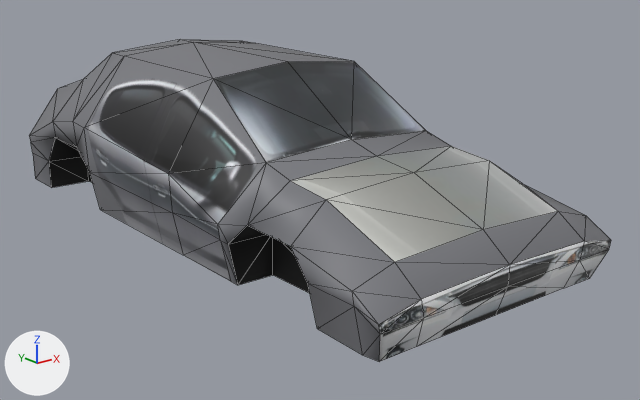
Before and after pictures for a commit that changed the FBX model FYP/Assets/Models/Surrounding_Environment_FBX/SurroundingEnvironment_CarVehicle.fbx.
Before and after are seen from a 50 mm camera at (-4.56, -6.36, 2.9) aimed at (0.25, -0.34, 0.49). The axes (+X, +Y, +Z) are drawn at lower left. The lights are the same throughout. Mesh edges are drawn as thin lines. Where no turn or scale is listed for an object, it has been applied to the vertices.

Names of what the first picture shows: 'CarVehicle1'.
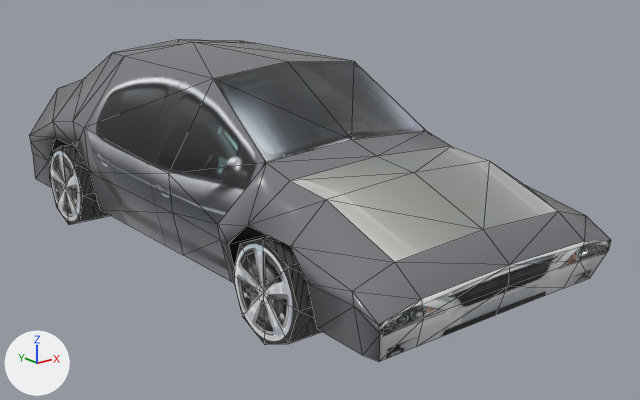
Patch to the scene script:
```diff
--- a/FYP/Assets/Models/Surrounding_Environment_FBX/SurroundingEnvironment_CarVehicle.fbx.py
+++ b/FYP/Assets/Models/Surrounding_Environment_FBX/SurroundingEnvironment_CarVehicle.fbx.py
@@ mat_blinn1 @@
+mat_blinn1 = principled_material('blinn1')
+mat_blinn1.texture = img_surroundingenvironment_carbody_d_tga
+mat_blinn1.roughness = 0.201
@@ me_mesh @@
 # used by ob_carvehicle1; location = (0.0, 0.0, 0.0)
-me_mesh.from_pydata(...)  # 134 vertices, 234 faces; spans x -1.24..1.16, y -2.77..2.85, z 0.25..1.78
-me_mesh.materials.append(mat_original_skin)  # picture img_surroundingenvironment_carbody_d_tga
+me_mesh.from_pydata(...)  # 202 vertices, 330 faces; spans x -1.25..1.18, y -2.77..2.85, z 0.0..1.78
+# me_mesh part 1: a new loose piece of 17 vertices spanning x -1.25..-0.82, y 1.4..2.22, z 0.0..0.81, in mat_blinn1 (picture img_surroundingenvironment_carbody_d_tga)
+# me_mesh part 2: a new loose piece of 17 vertices spanning x -1.25..-0.82, y -2.0..-1.18, z 0.0..0.81, in mat_blinn1 (picture img_surroundingenvironment_carbody_d_tga)
+# me_mesh part 3: 7 kept faces spanning x -1.24..1.16, y -1.12..-0.27, z 0.26..1.19 get new texture (UV) coordinates
+me_mesh.materials.append(mat_blinn1)  # picture img_surroundingenvironment_carbody_d_tga
```

Changed parts and their boxes [x1, y1, x2, y2] in the pictures (640 x 400 px):
part 1 of me_mesh, added: after [49, 145, 111, 225]
part 2 of me_mesh, added: after [232, 236, 322, 345]
part 3 of me_mesh, surface changed: [169, 163, 265, 280] in both
